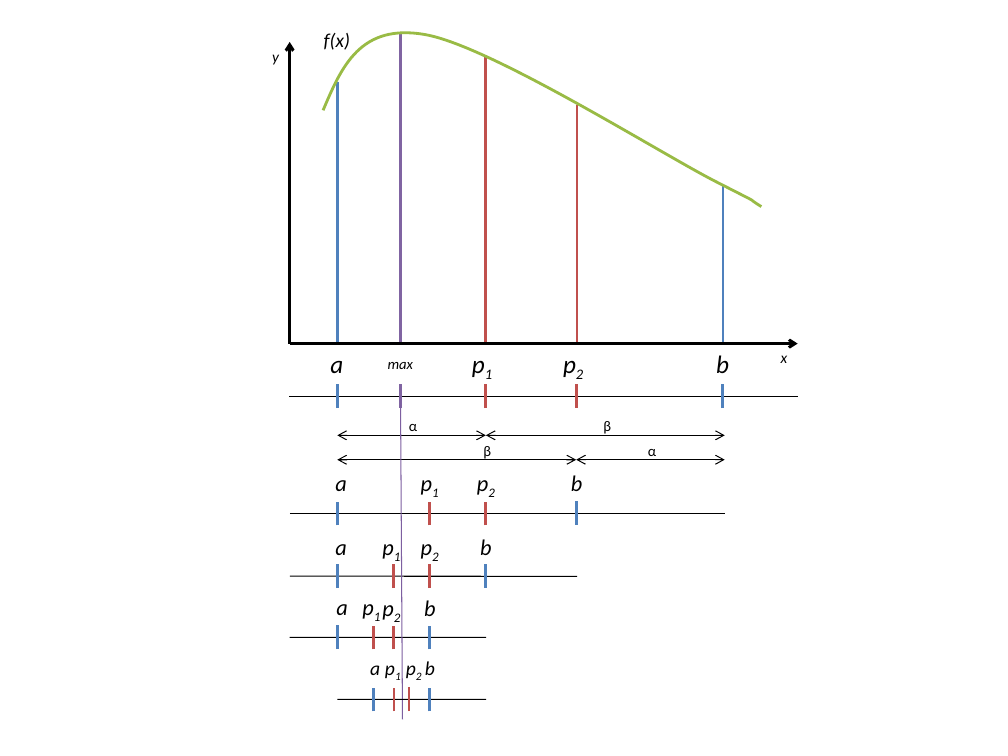
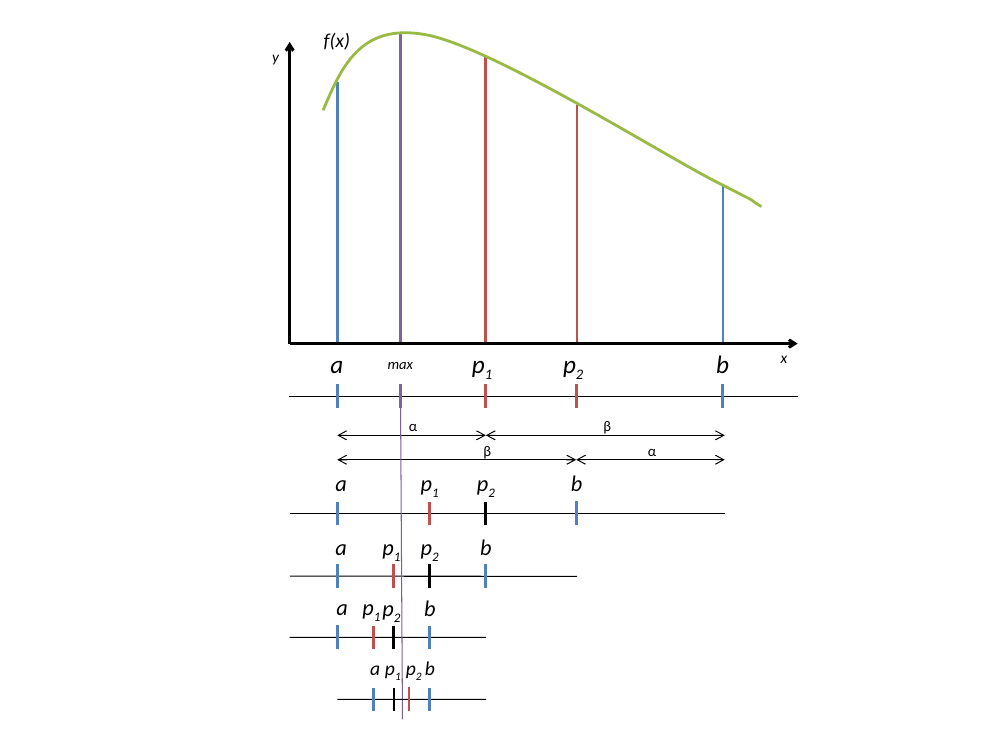
Before and after one commit to cyrexxx/Thesis, a slide deck: slide 6 of pictures_EXjob.pptx. Drawn at 1008x756 pixels with LibreOffice and Linux fonts; fonts in the diff are those of the drawing. Boxes give left, top, right and bottom in pixels: in the first picture for what was removed or moved away, otherwise in the second. Text is boxed around its words. In the diff, an @@ line names an element or a change of style, - is before the commit and + after.

```diff
--- a/pictures_EXjob.pptx
+++ b/pictures_EXjob.pptx
@@ line (486, 525) - (486, 502): stroke #C0504D 2 pt to #000000 2 pt @@
@@ line (429, 589) - (429, 564): stroke #C0504D 2 pt to #000000 2 pt @@
@@ line (394, 649) - (394, 626): stroke #C0504D 2 pt to #000000 2 pt @@
@@ line (394, 712) - (394, 687): stroke #C0504D 2 pt to #000000 2 pt @@
```
Also in this commit, not shown: 24 other files.
